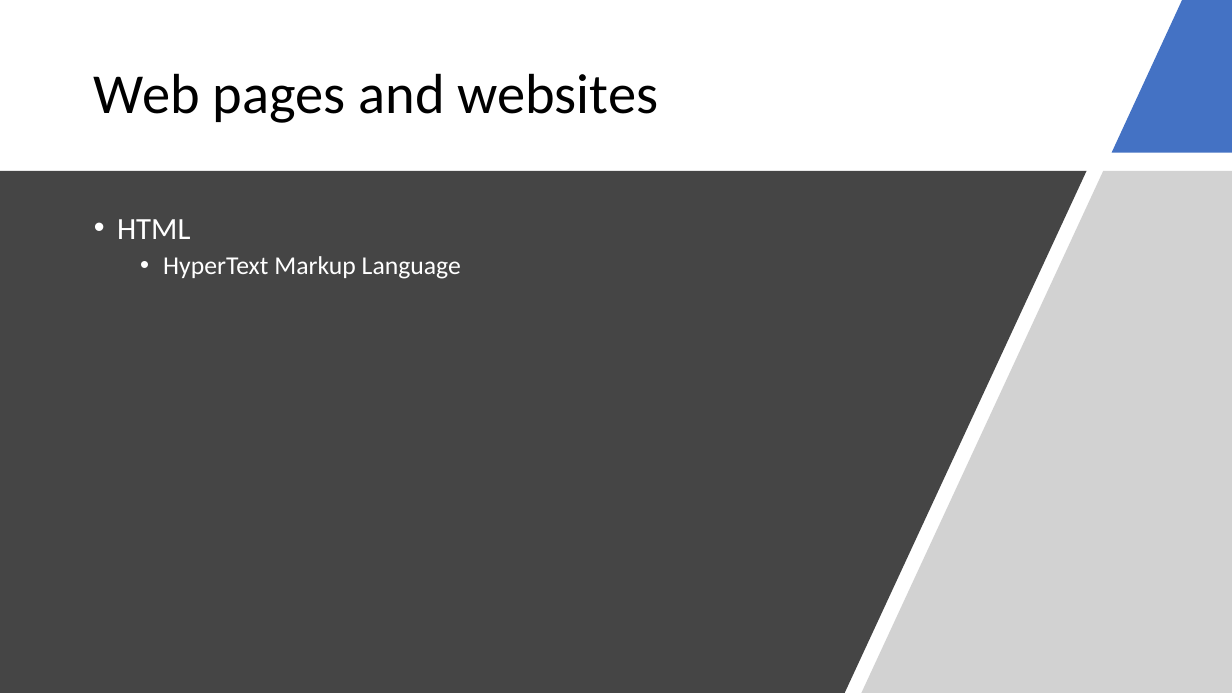
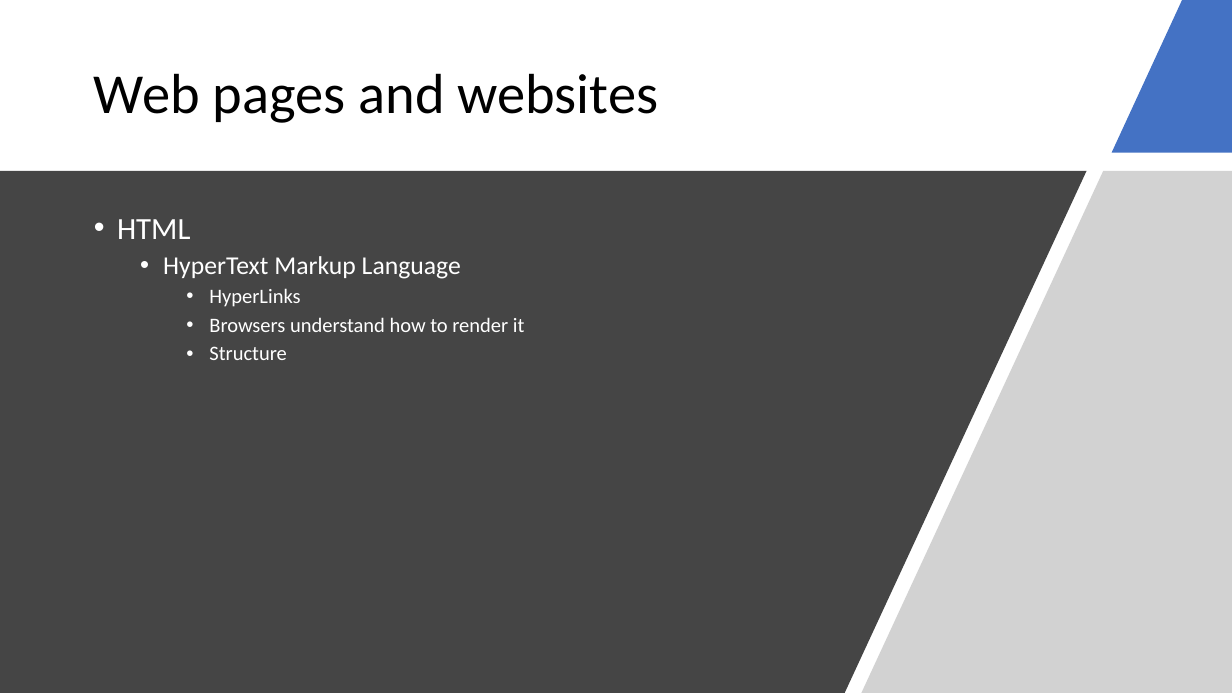
Before and after one commit to avikalpg/newton-school-june-2022-mern, a slide deck: slide 8 of Lecture1/Lecture 1 - Introduction to Web Development.pptx. Drawn at 1232x693 pixels with LibreOffice and Linux fonts; fonts in the diff are those of the drawing. Boxes give left, top, right and bottom in pixels: in the first picture for what was removed or moved away, otherwise in the second. Text is boxed around its words. In the diff, an @@ line names an element or a change of style, - is before the commit and + after.

Commit message:
Lecture 2: basic HTML structure, tags and some base tags: HTML, HEAD, BODY

```diff
--- a/Lecture1/Lecture 1 - Introduction to Web Development.pptx
+++ b/Lecture1/Lecture 1 - Introduction to Web Development.pptx
@@ text at [209,288,525,360]: paragraphs added @@
+    • HyperLinks
+    • Browsers understand how to render it
+    • Structure
```
Also in this commit, not shown: 1 other slide changed, 5 other files.
